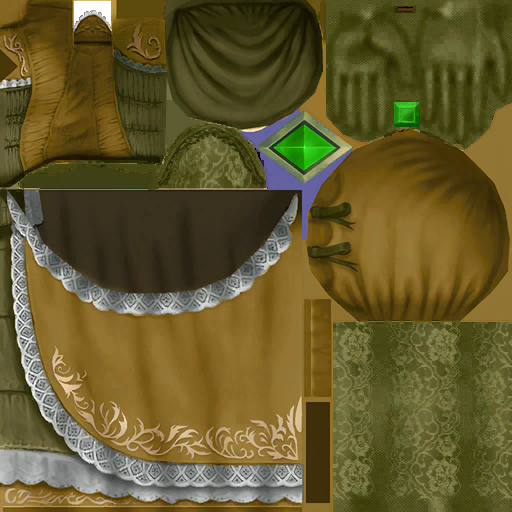
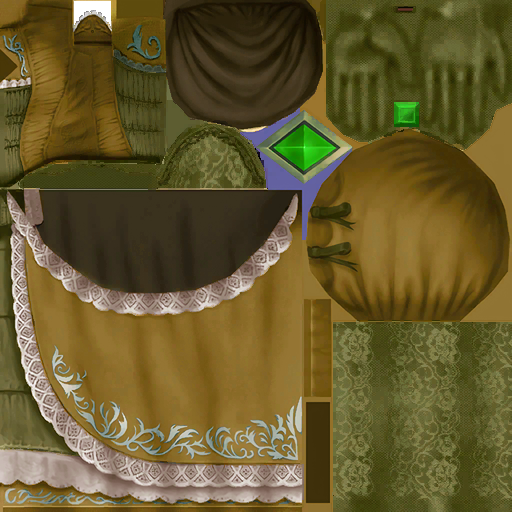
Layer changes from the first (512, 512) image to the second:
pixels changed over [0, 0, 323, 505] (layer not identified)
